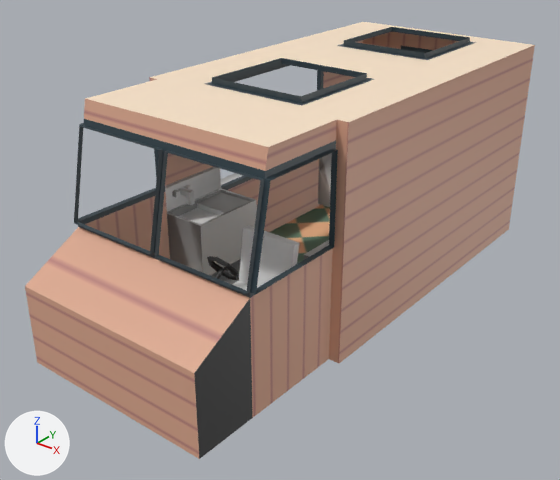
The Blender file Assets/Models/FoodTruck.blend, before and after one commit.
The view is the same before and after, from a camera (50 mm lens) standing at (7.73, -11.17, 8.21) and looking at (-0.2, -1.27, 2.07). Lighting does not change. The marker at lower left points along +X, +Y and +Z.

Objects in the first picture: 'Chair', 'Computer Counter', 'Food Truck', 'Sink'.
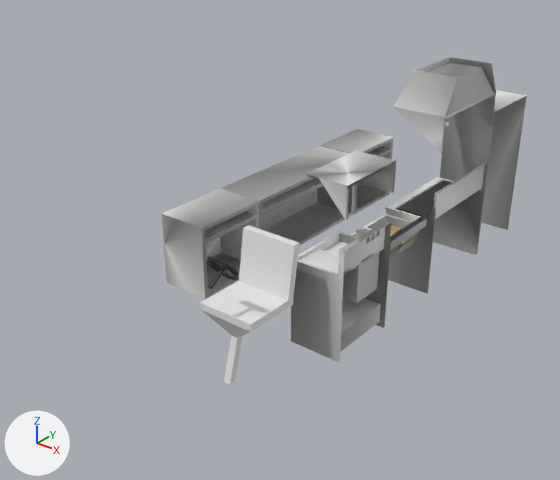
Where the newer file only moved an object's origin or applied its transform, the numbers keep the older frame.

Pixel boxes [x1, y1, x2, y2] of what changed, in the pictures (560 x 480 px; the box of a moved part takes in the faces that stretch with it):
'Food Truck', hidden (beige)
    before: [25, 22, 535, 459]
'Sink', reshaped, surface changed, moved, turned
    before: [165, 167, 257, 284]
    after: [291, 221, 391, 363]
'Prep Table', shown
    after: [221, 146, 354, 245]
'High Storage', mesh rescaled (not visible before)
    after: [306, 151, 396, 220]
part 2 of me_cube_007, moved or reshaped
    before: [166, 191, 203, 273]
    after: [318, 223, 391, 328]
part 3 of me_cube_007, moved or reshaped
    before: [165, 167, 257, 284]
    after: [291, 221, 391, 363]
part 4 of me_cube_007, surface changed
    before: [197, 200, 226, 215]
    after: [316, 246, 359, 303]
'Counter', unchanged, uncovered by the edit
    before: [304, 240, 329, 260]
    after: [162, 189, 259, 299]
'Chair', unchanged, uncovered by the edit
    before: [232, 225, 299, 291]
    after: [200, 225, 299, 385]
'Fridge', unchanged, uncovered by the edit
    after: [440, 90, 527, 254]
'Air Vent', unchanged, uncovered by the edit
    after: [393, 57, 496, 153]

What the commit changed:
me_cube_009 has 16 vertices, 13 faces and spans x -0.5..0.25, y -0.75..0.75, z 0.0..0.55.
me_cube_009 is used by ob_high_storage; location (-1.5, -1.72, 3.5).
me_cube_009 part 1: the whole mesh is scaled about its middle by (-1, -0.897, 1), then moved by (3.25, -0.08, 0.0).
me_cube_007 is used by ob_sink; location (-1.5, -1.72, 1.75); rotation (0.0, 0.0, 3.142), in degrees (0, 0, 180); scale (0.5, 0.75, 0.75).
me_cube_007 had 94 vertices, 70 faces and spanned x -1.0..1.0, y -1.0..1.0, z -1.0..1.67.
me_cube_007 now has 94 vertices, 70 faces and spans x -1.0..1.0, y -0.9..0.87, z -1.0..1.67.
me_cube_007 part 2: all 27 vertices in x -1.0..1.0, y 0.9..1.0, z -1.0..1.67 are moved by (0.0, -0.13, 0.0).
me_cube_007 part 3: all 25 vertices in x -1.0..1.0, y -1.0..-0.9, z -1.0..1.67 are moved by (0.0, 0.1, 0.0).
me_cube_007 part 4: texture (UV) coordinates of 69 of 70 faces, centred in x -1.0..0.9, y -1.0..1.0, z -0.87..1.67, changed; they spanned u 0.0..1.0, v 0.0..1.0 and now span u 0.0..1.0, v 0.0..1.0.
Object 'Food Truck' (ob_food_truck) is now hidden.
Object 'Prep Table' (ob_prep_table) is now shown.
Object 'Sink' (ob_sink) turns from (0, 0, 180) to (0, 0, 0) degrees about x, y and z.
Object 'Sink' (ob_sink) moves from (-1.5, -1.72, 1.75) to (1.5, -1.8, 1.75).
